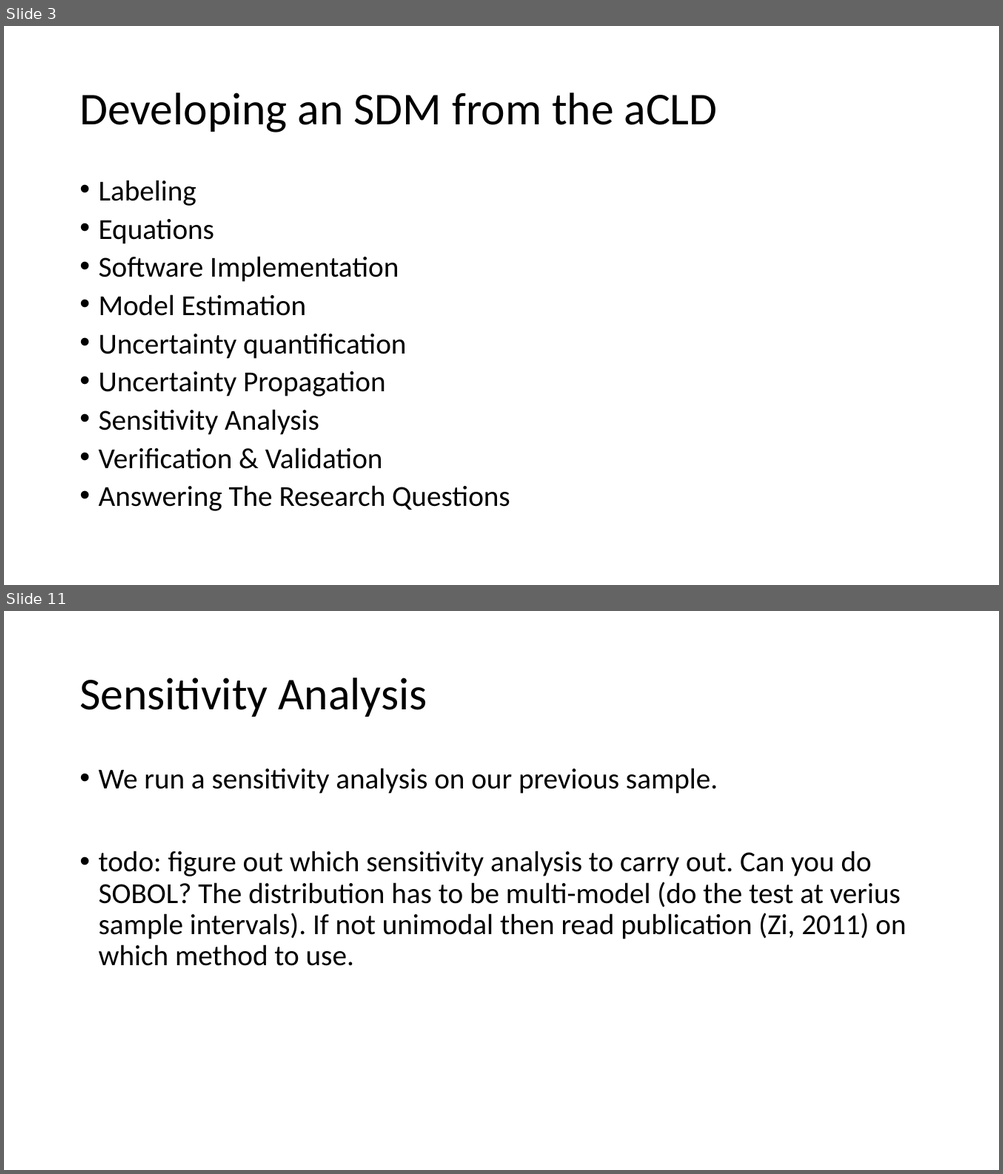
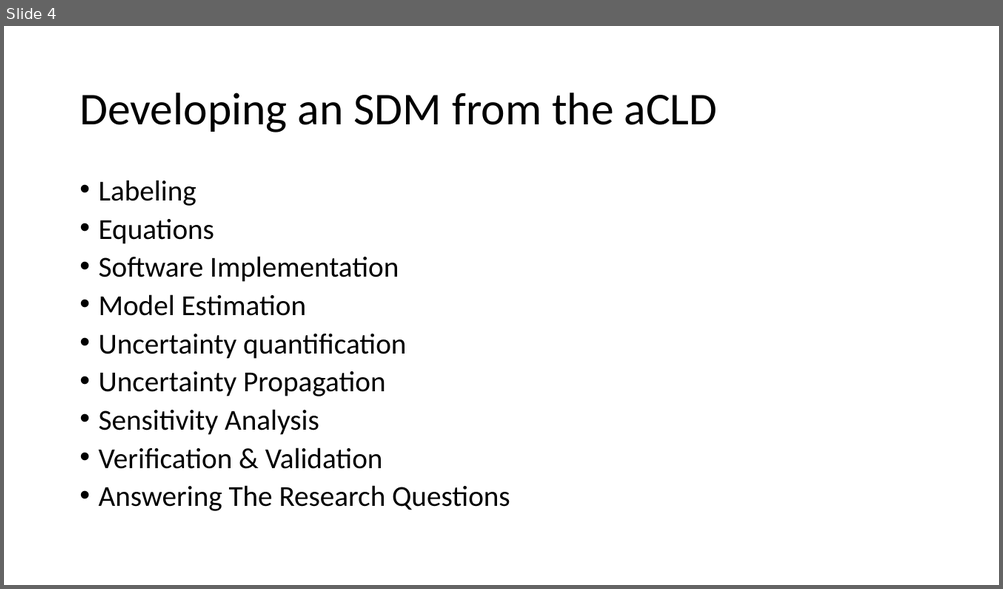
Before and after one commit to Nesp/sdm_exercise, a slide deck: presentation/presentation.pptx. Shown one above the other, each under a label of ours: slides 3 and 11 before the commit, slide 4 after it; the slides between them are not shown. The pictures are 1003x1174 and 1003x589 pixels, drawn with LibreOffice and Linux fonts; fonts in the diff are those of the drawing. Boxes give left, top, right and bottom in pixels: in the first picture for what was removed or moved away, otherwise in the second. Text is boxed around its words. In the diff, an @@ line names an element or a change of style, - is before the commit and + after.

```diff
--- a/presentation/presentation.pptx
+++ b/presentation/presentation.pptx
@@ slide 11 removed at (4,611,999,1170), background #FFFFFF @@
@@ title removed at (79,678,427,717) @@
-Sensitivity Analysis
@@ text removed at (99,768,905,966) @@
-• We run a sensitivity analysis on our previous sample.
-• todo: figure out which sensitivity analysis to carry out. Can you do SOBOL? The distribution has to be multi-model (do the test at verius sample intervals). If not unimodal then read publication (Zi, 2011) on which method to use.
@@ what was slide 3 is now slide 4 @@
```
Also in this commit, not shown: 10 slides changed, 4 slides added, 2 other slides removed.
